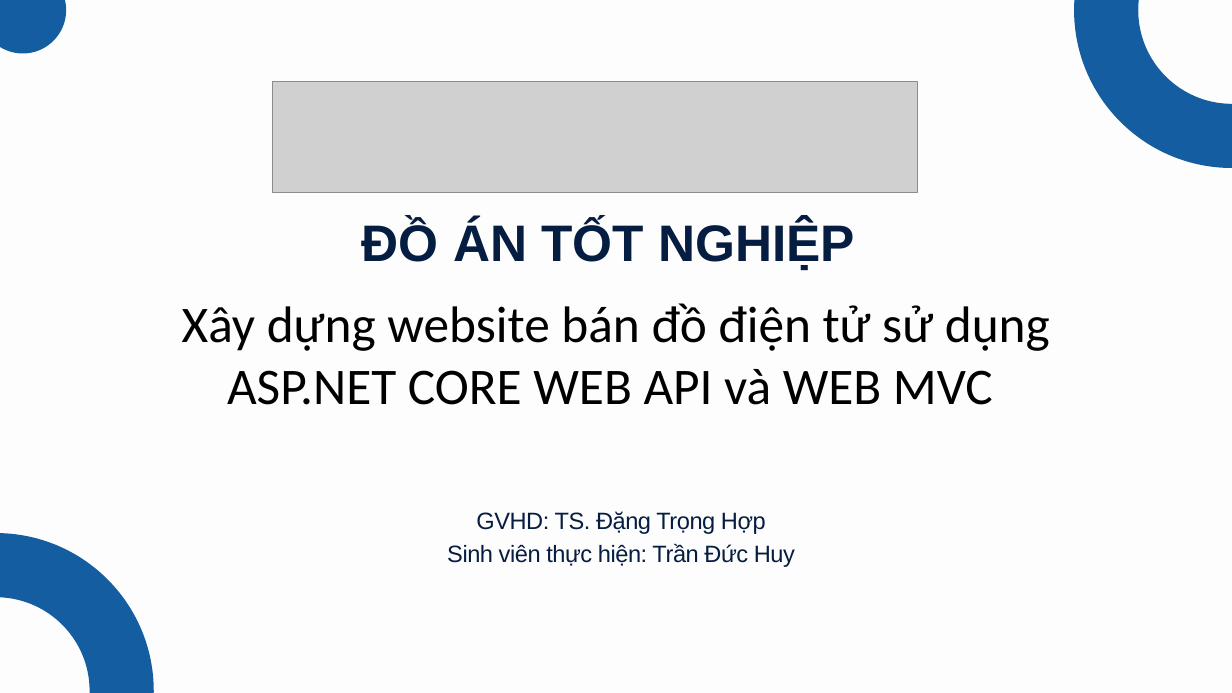
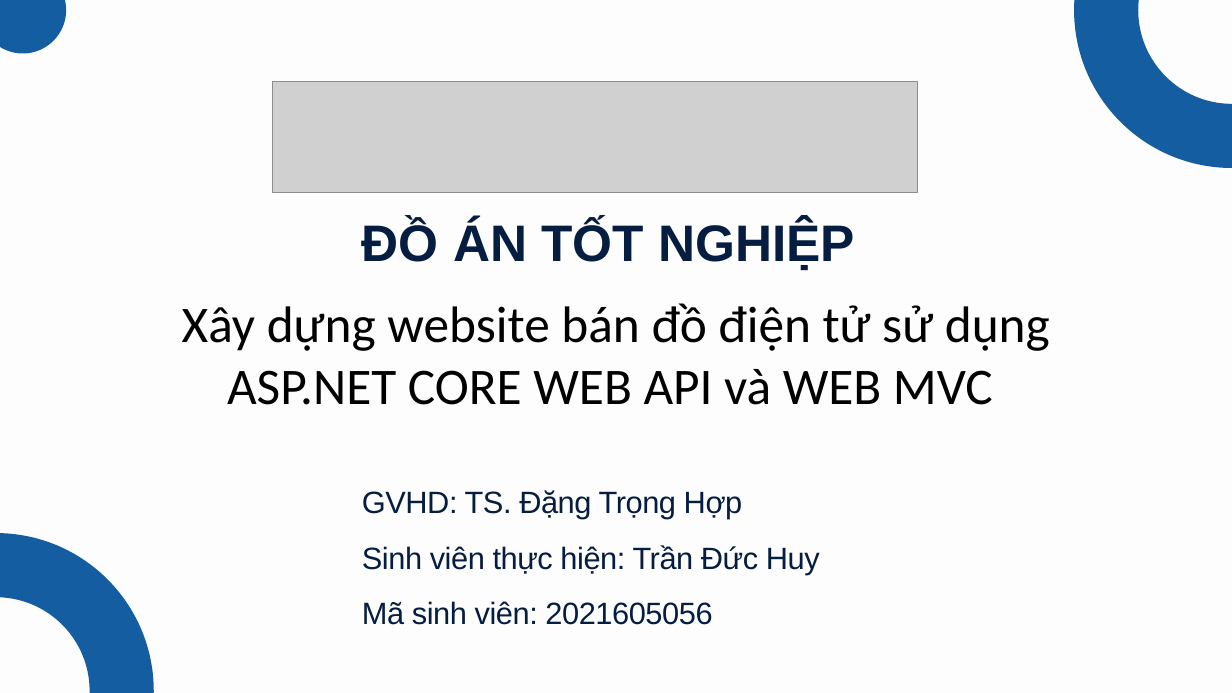
Before and after one commit to TrDHuy21/DoAn, a slide deck: slide 1 of ppt_bao_ve.pptx. Drawn at 1232x693 pixels with LibreOffice and Linux fonts; fonts in the diff are those of the drawing; grey boxes stand for pictures. Boxes give left, top, right and bottom in pixels: in the first picture for what was removed or moved away, otherwise in the second. Text is boxed around its words. In the diff, an @@ line names an element or a change of style, - is before the commit and + after.

```diff
--- a/ppt_bao_ve.pptx
+++ b/ppt_bao_ve.pptx
@@ text "GVHD: TS. Đặng Trọng Hợp": place and size @@
-text "GVHD: TS. Đặng Trọng Hợp" at (447, 511, 795, 567)
+text "GVHD: TS. Đặng Trọng Hợp" at (362, 490, 820, 625)
@@ text at (362, 490, 820, 574): size 27.5 to 36 pt in "GVHD: TS. Đặng Trọng Hợp", "Sinh viên thực hiện: Trần Đức Huy"; alignment centre to left; line spacing 38.5pt to 1.5 @@
@@ text at (362, 601, 712, 625): paragraph added @@
+Mã sinh viên: 2021605056
```
Also in this commit, not shown: 8 other slides changed, 4 slides added, 25 other files.
